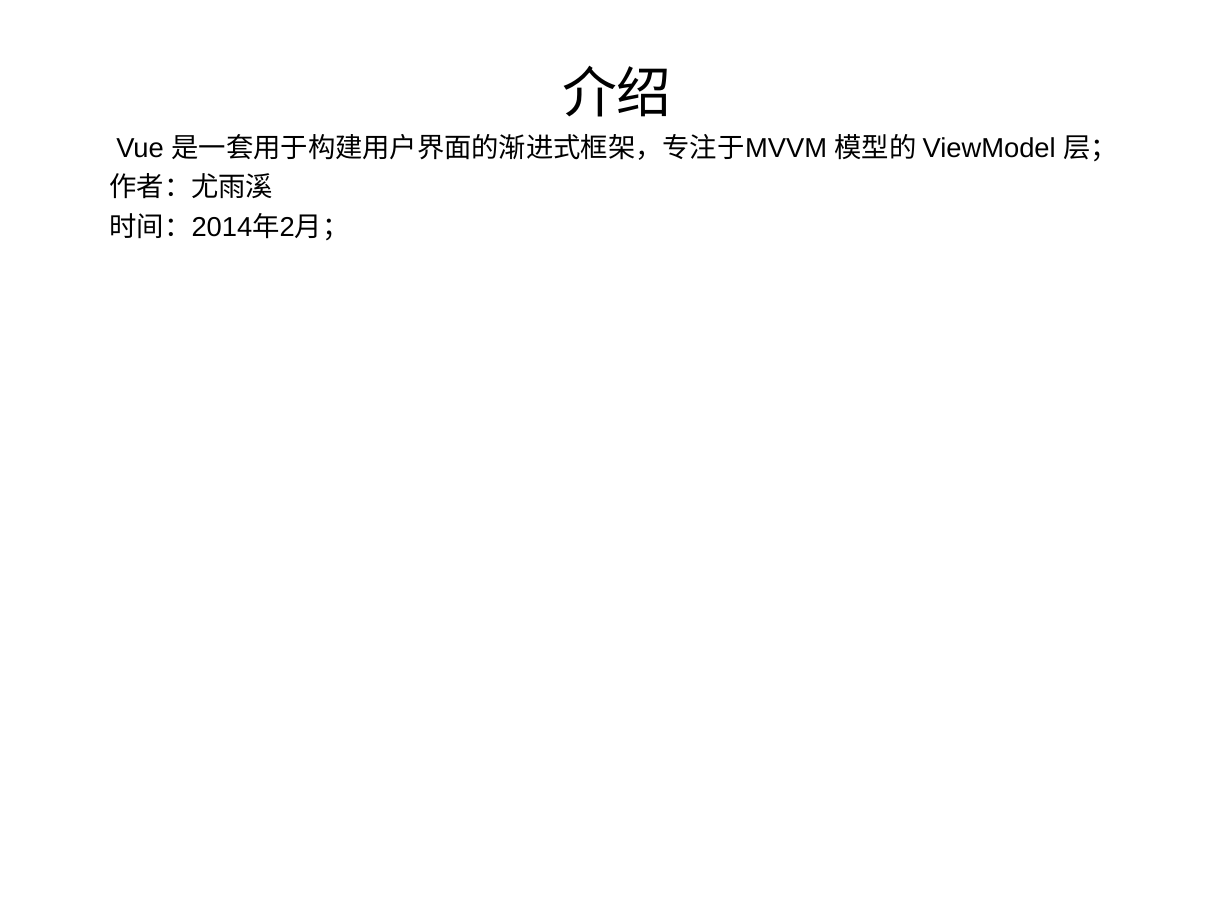
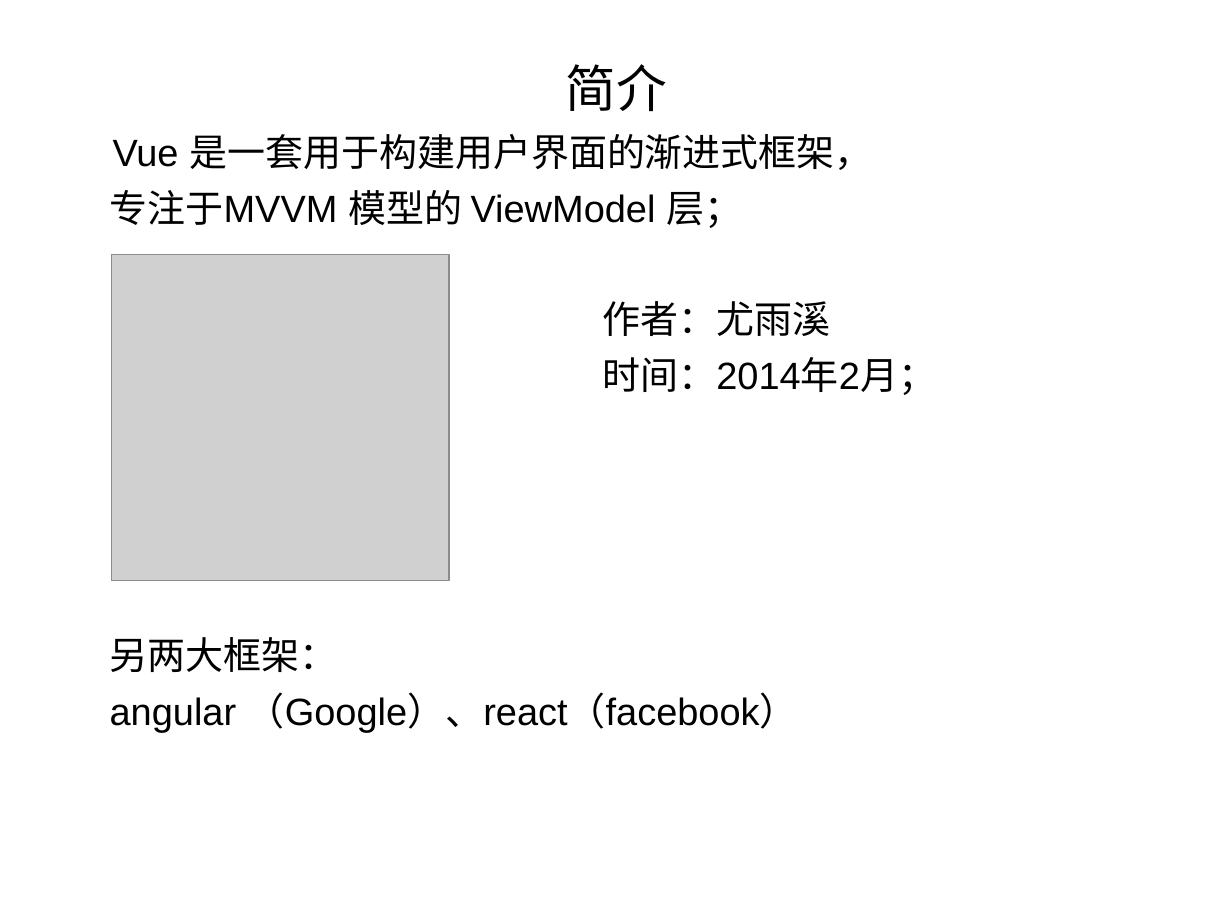
Before and after one commit to ysyes/vue, a slide deck: slide 3 of Vue深入浅出.ppt. Drawn at 1232x924 pixels with LibreOffice and Linux fonts; fonts in the diff are those of the drawing; grey boxes stand for pictures. Boxes give left, top, right and bottom in pixels: in the first picture for what was removed or moved away, otherwise in the second. Text is boxed around its words. In the diff, an @@ line names an element or a change of style, - is before the commit and + after.

```diff
--- a/Vue深入浅出.ppt
+++ b/Vue深入浅出.ppt
@@ text at [110,64,873,228]: text changed; size 16 to 22.2 pt @@
-介绍
-Vue 是一套用于构建用户界面的渐进式框架，专注于MVVM 模型的 ViewModel 层；
+简介
+Vue 是一套用于构建用户界面的渐进式框架，
+专注于MVVM 模型的 ViewModel 层；
@@ picture added at [112,255,450,580] @@
@@ text at [602,301,936,395]: size 16 to 22.2 pt in "作者：尤雨溪", "时间：2014年2月；"; more space between paragraphs @@
@@ text at [110,637,798,733]: paragraphs added @@
+另两大框架：
+angular （Google）、react（facebook）
```
Also in this commit, not shown: 5 other slides changed, 8 slides added, 9 slides removed, 2 other files.
